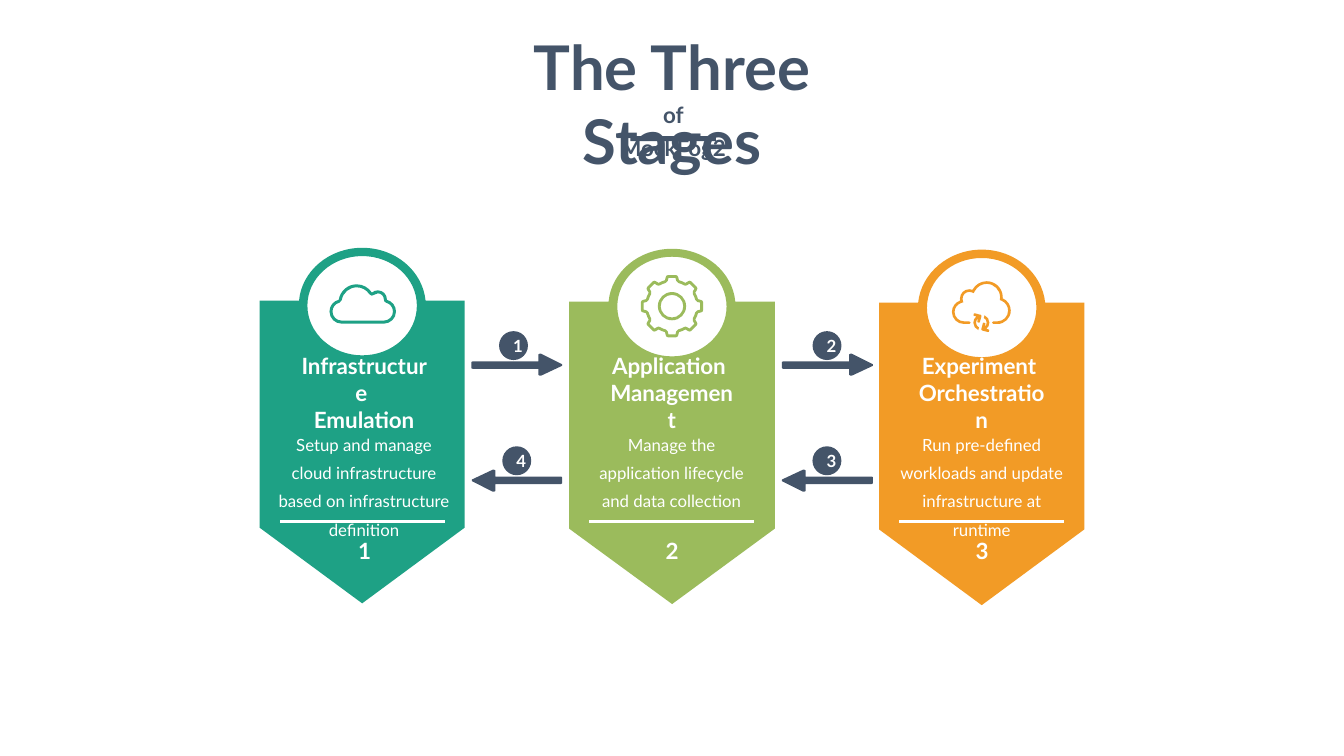
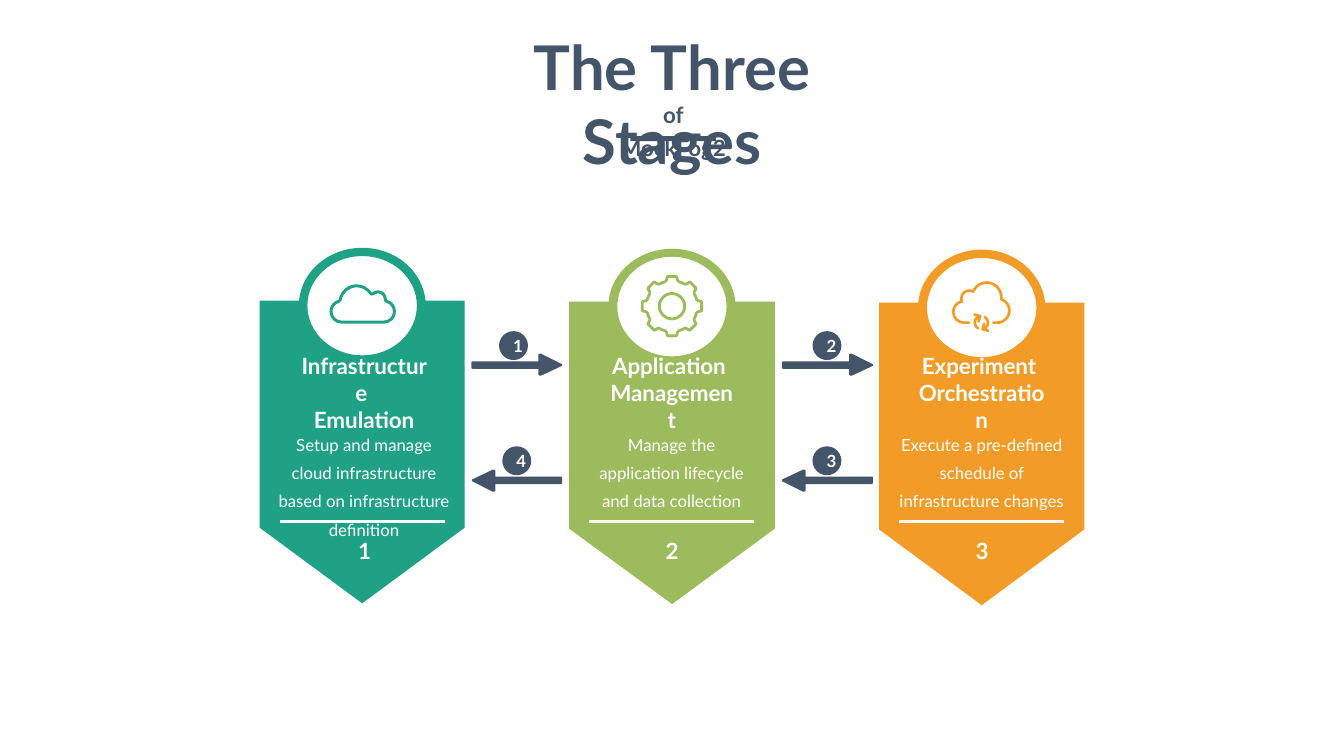
Before and after one commit to MoeweX/MockFog2, a slide deck: slide 1 of misc/Figures.pptx. Drawn at 1344x756 pixels with LibreOffice and Linux fonts; fonts in the diff are those of the drawing. Boxes give left, top, right and bottom in pixels: in the first picture for what was removed or moved away, otherwise in the second. Text is boxed around its words. In the diff, an @@ line names an element or a change of style, - is before the commit and + after.

```diff
--- a/misc/Figures.pptx
+++ b/misc/Figures.pptx
@@ text at <box>899,438,1064,510</box>: text changed @@
-Run pre-defined workloads and update infrastructure at runtime
+Execute a pre-defined schedule of infrastructure changes
```
Also in this commit, not shown: 5 slides added, 1 slide removed, 7 other files.
